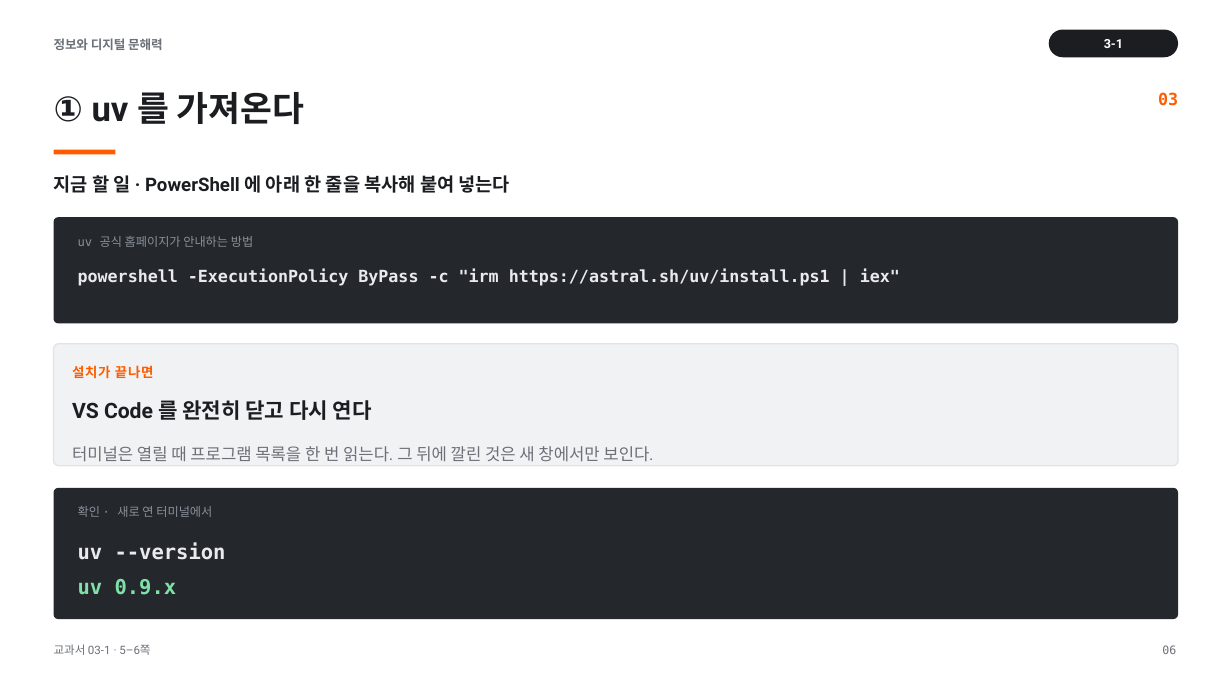
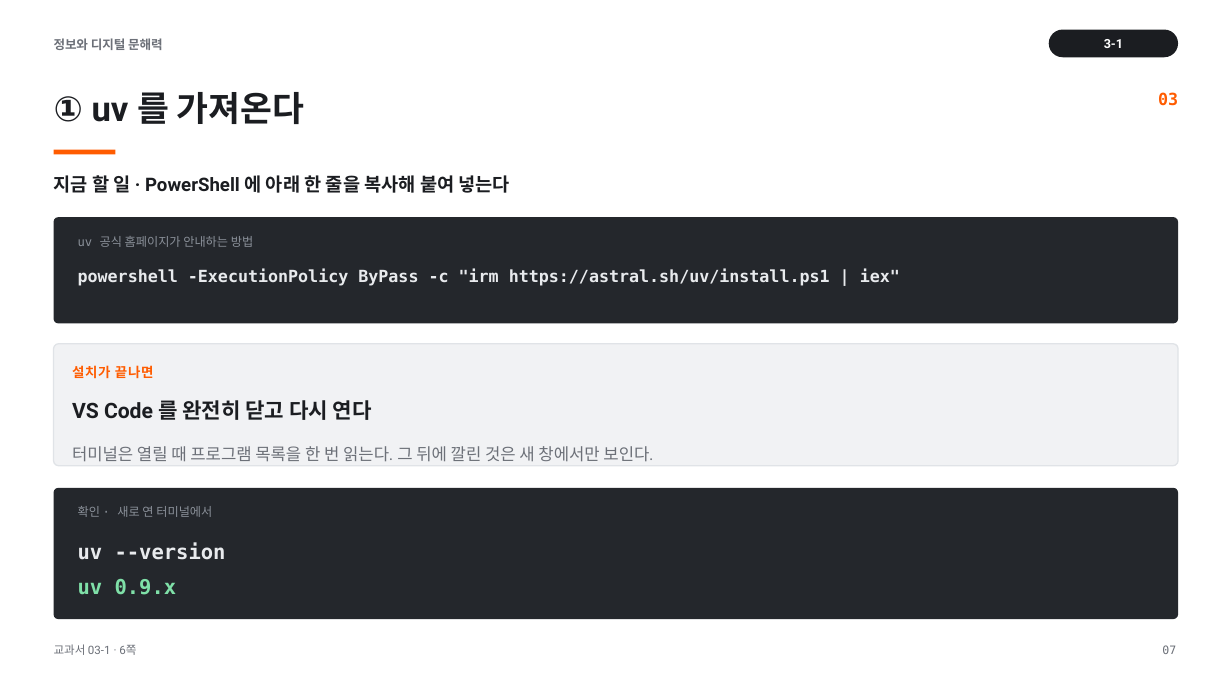
Before and after one commit to cozy819/2026-02__jdh, a slide deck: slide 7 of 03/ppt/03-1_실습_환경_준비와_비교_v1.pptx (slide 6 before the commit). Drawn at 1232x693 pixels with LibreOffice and Linux fonts; fonts in the diff are those of the drawing. Boxes give left, top, right and bottom in pixels: in the first picture for what was removed or moved away, otherwise in the second. Text is boxed around its words. In the diff, an @@ line names an element or a change of style, - is before the commit and + after.

```diff
--- a/03/ppt/03-1_실습_환경_준비와_비교_v1.pptx
+++ b/03/ppt/03-1_실습_환경_준비와_비교_v1.pptx
@@ text at <box>54,644,136,655</box>: text changed @@
-교과서 03-1 · 5–6쪽
+교과서 03-1 · 6쪽
@@ text at <box>1162,645,1176,654</box>: text changed @@
-06
+07
```
Also in this commit, not shown: 19 other slides changed, 1 slide added, 1 other file.
